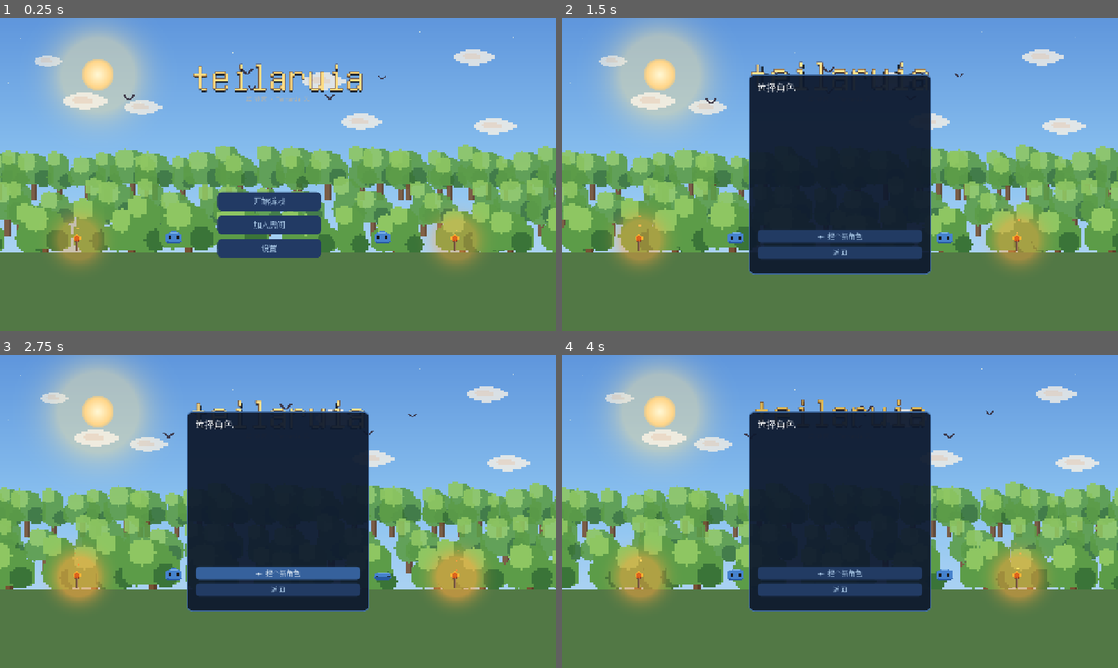
Above: before the commit, frames 1-4 (two rows, left to right).
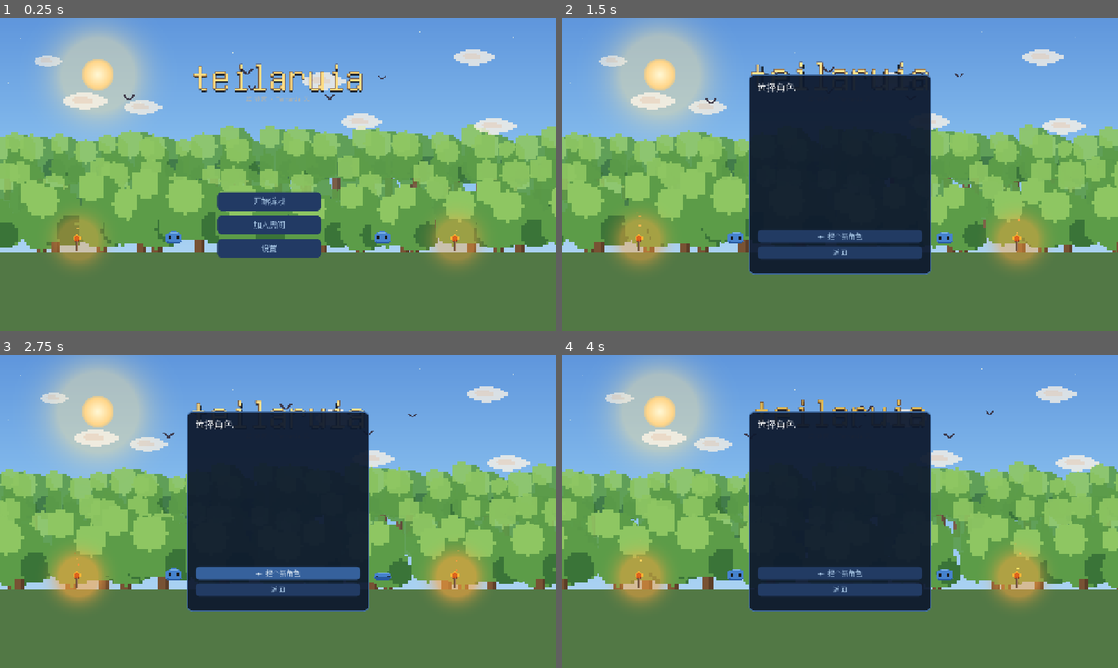
Above: after the commit, the same moments.

Repository: Nornttyy/tielaruia
Game: Godot game, scene res://scenes/main.tscn
Two runs of this game, one before a commit and one after it. Both use one fixed random seed, a clock stepped at 60 frames per second and the inputs below.
Inputs (mouse positions are in pixels of both pictures, inside the frame that each line leads up to):
- Up to frame 1 (0.25 s): no input
- Up to frame 2 (1.5 s): click "开始游戏" at 0.5 s; tap Enter at 1.25 s; move the mouse to (962, 158) at 1.27 s; hold D (move_right) from 1.28 s (still down); tap E (interact) at 1.35 s; click (962, 158) at 1.42 s
- Up to frame 3 (2.75 s): tap Space (jump) at 1.52, 1.82 s; release D (move_right) at 2 s; drag from (166, 527) to (250, 574) at 2.02 s
- Up to frame 4 (4 s): move the mouse to (895, 442) at 2.77 s; hold D (move_right) 2.78-3.5 s; hold Right mouse button (secondary) 2.78-3.5 s; drag from (812, 574) to (673, 464) at 3.52 s

The runs differ from the first frame. In frame 1, 23% of the frame differs, in the area x 0-100%, y 34-75%; in frame 2, 16%; in frame 3, 16%; in frame 4, 16%.

Commit message:
tweak(menu): 背景树再放大一档 (后墙5-6.5/远5.5-7/近6.5-8.5)
Co-Authored-By: Claude Opus 4.8 (1M context) <noreply@anthropic.com>

Diff:
--- a/scripts/ui/main_menu.gd
+++ b/scripts/ui/main_menu.gd
@@ -204,16 +204,16 @@
 	for i in TREE_WALL_COUNT:
 		var wx: float = (float(i) + randf()) / float(TREE_WALL_COUNT) * (VIEWPORT_SIZE.x + 160.0) - 80.0
 		_add_tree(t0 if i % 2 == 0 else t1, wx,
-			randf_range(3.6, 4.8), randf_range(TREE_WALL_SPEED.x, TREE_WALL_SPEED.y), 0.9, 0.58)
+			randf_range(5.0, 6.5), randf_range(TREE_WALL_SPEED.x, TREE_WALL_SPEED.y), 0.9, 0.58)
 	for i in TREE_FAR_COUNT:
 		# 均匀分槽 + 槽内随机 → 铺满不留缝
 		var fx: float = (float(i) + randf()) / float(TREE_FAR_COUNT) * (VIEWPORT_SIZE.x + 200.0) - 100.0
 		_add_tree(t0 if i % 2 == 0 else t1, fx,
-			randf_range(4.0, 5.2), randf_range(TREE_FAR_SPEED.x, TREE_FAR_SPEED.y), 0.9, 0.70)
+			randf_range(5.5, 7.0), randf_range(TREE_FAR_SPEED.x, TREE_FAR_SPEED.y), 0.9, 0.70)
 	for i in TREE_NEAR_COUNT:
 		var nx: float = (float(i) + randf()) / float(TREE_NEAR_COUNT) * (VIEWPORT_SIZE.x + 240.0) - 120.0
 		_add_tree(t0 if i % 2 == 0 else t1, nx,
-			randf_range(4.8, 6.2), randf_range(TREE_NEAR_SPEED.x, TREE_NEAR_SPEED.y), 1.0, 0.80)
+			randf_range(6.5, 8.5), randf_range(TREE_NEAR_SPEED.x, TREE_NEAR_SPEED.y), 1.0, 0.80)
 
 
 # 加一棵树. ground_ratio: 树底 y 比例 (远树略高=更远); alpha: 远树淡显雾感.
